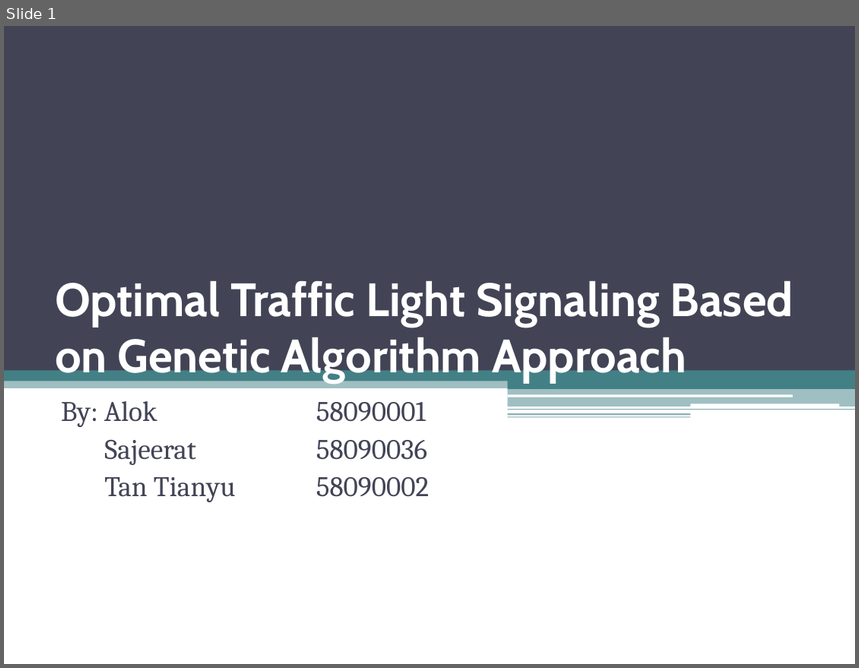
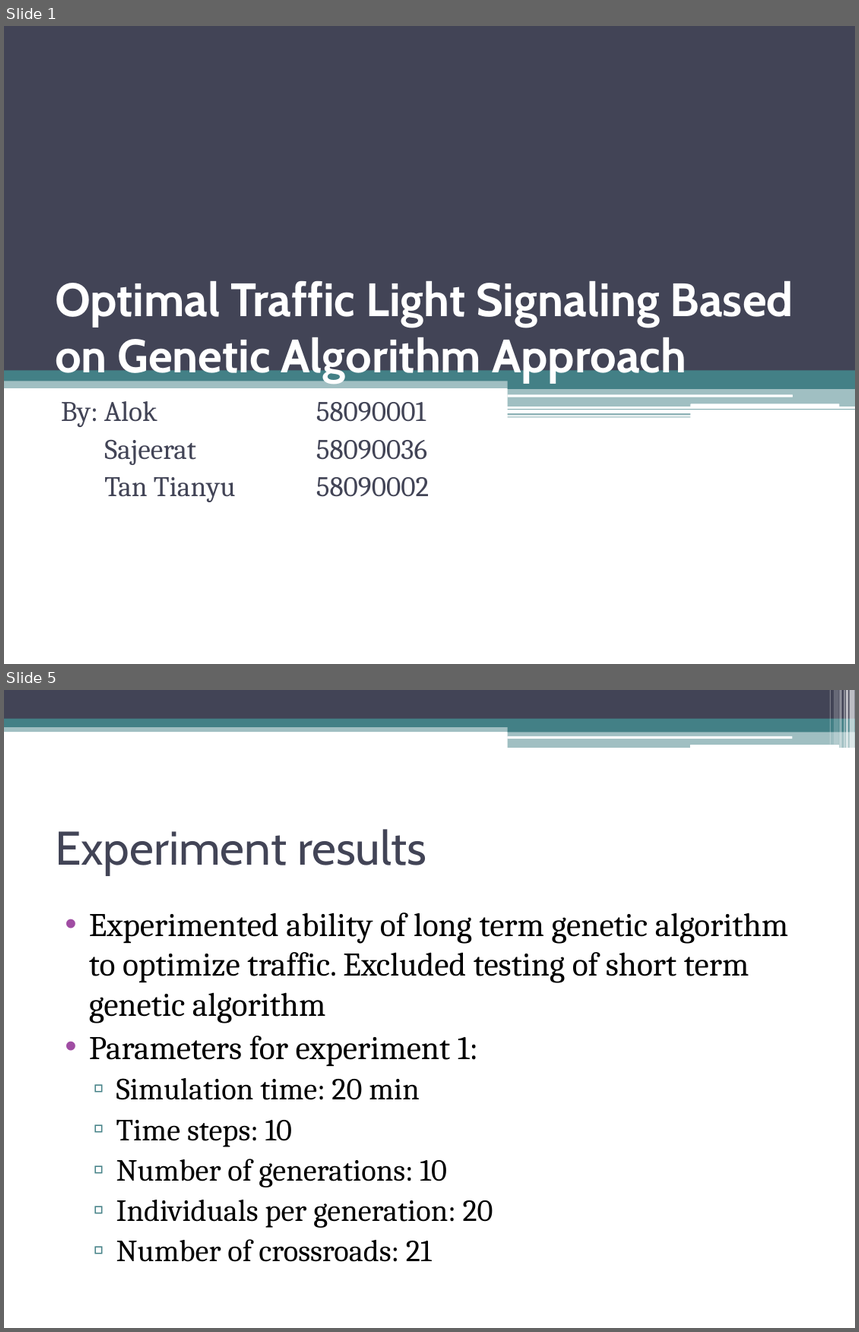
Before and after one commit to alok20121998/Traffic-Optimization-Project, a slide deck: presentation/presentation4.pptx. Shown one above the other, each under a label of ours: slide 1 before the commit, slides 1 and 5 after it; the slides between them are not shown. The pictures are 859x668 and 859x1332 pixels, drawn with LibreOffice and Linux fonts; fonts in the diff are those of the drawing. Boxes give left, top, right and bottom in pixels: in the first picture for what was removed or moved away, otherwise in the second. Text is boxed around its words. In the diff, an @@ line names an element or a change of style, - is before the commit and + after.

```diff
--- a/presentation/presentation4.pptx
+++ b/presentation/presentation4.pptx
@@ slide 5 added at (x1=4, y1=690, x2=855, y2=1328), background #FFFFFF @@
@@ rectangle added at (x1=4, y1=690, x2=855, y2=719), fill #424456 @@
@@ rectangle added at (x1=829, y1=690, x2=831, y2=745), fill #FFFFFF at 30% opacity @@
@@ rectangle added at (x1=834, y1=690, x2=839, y2=745), fill #FFFFFF at 20% opacity @@
@@ rectangle added at (x1=840, y1=690, x2=842, y2=748), fill #FFFFFF at 40% opacity @@
@@ rectangle added at (x1=844, y1=690, x2=845, y2=748), fill #FFFFFF at 60% opacity @@
@@ rectangle added at (x1=846, y1=690, x2=848, y2=748), fill #FFFFFF at 65% opacity @@
@@ rectangle added at (x1=850, y1=690, x2=855, y2=748), fill #FFFFFF at 65% opacity @@
@@ rectangle added at (x1=4, y1=724, x2=855, y2=732), fill #438086 at 50% opacity @@
@@ rectangle added at (x1=4, y1=719, x2=855, y2=727), fill #438086 @@
@@ rectangle added at (x1=508, y1=723, x2=855, y2=732), fill #438086 @@
@@ rectangle added at (x1=508, y1=731, x2=855, y2=748), fill #438086 at 50% opacity @@
@@ rounded rectangle added at (x1=507, y1=736, x2=792, y2=739), fill #FFFFFF @@
@@ rounded rectangle added at (x1=690, y1=745, x2=839, y2=748), fill #FFFFFF @@
@@ title added at (x1=55, y1=829, x2=427, y2=875), 40 pt, text #424456 @@
+Experiment results
@@ text added at (x1=89, y1=913, x2=789, y2=1262), 28 pt, text #000000 @@
+• Experimented ability of long term genetic algorithm to optimize traffic. Excluded testing of short term genetic algorithm
+• Parameters for experiment 1:
+  ▫ Simulation time: 20 min
+  ▫ Time steps: 10
+  ▫ Number of generations: 10
+  ▫ Individuals per generation: 20
+  ▫ Number of crossroads: 21
```
Also in this commit, not shown: 4 slides changed, 3 other slides added, 7 slides removed, 3 other files.
